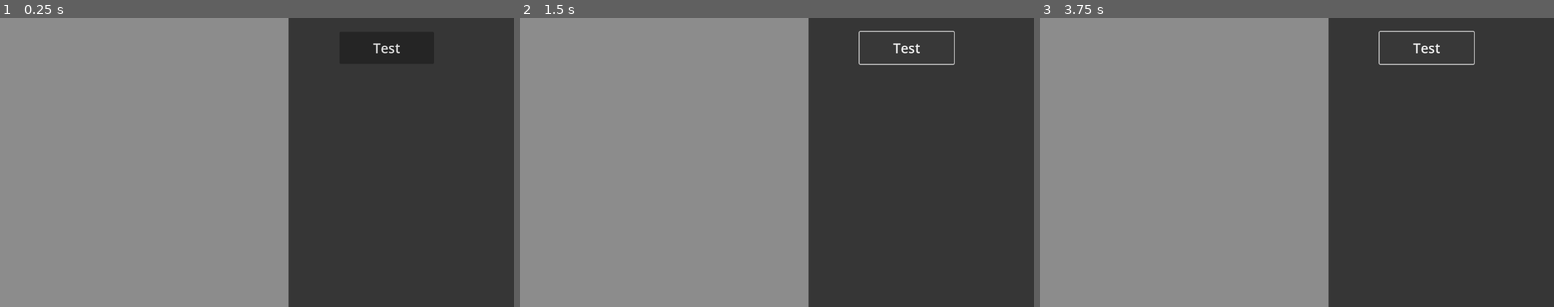
Above: before the commit, frames 1-3 (left to right).
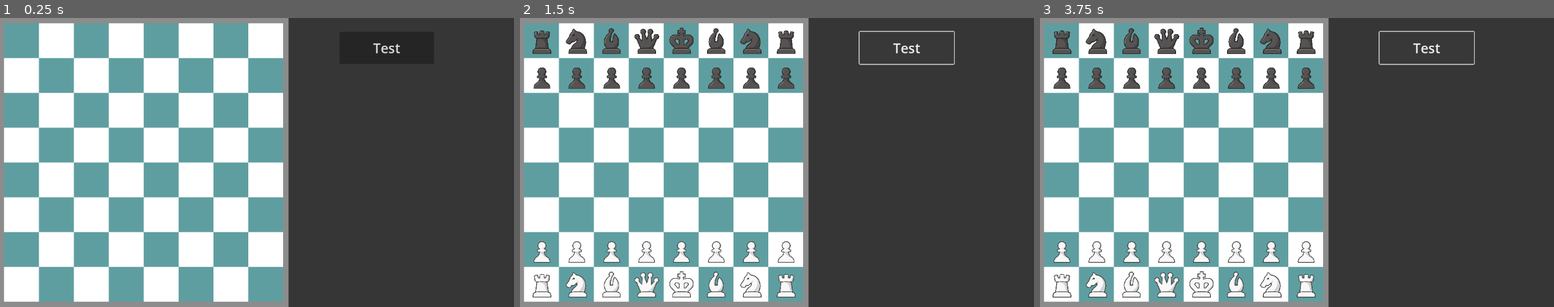
Above: after the commit, the same moments.

Repository: harrisb002/ChessDefense
Game: Godot game, scene res://Scenes/main.tscn
Same seed, same stepped clock (60 frames per second), same inputs: the game is played once before the commit and once after it.
Inputs:
- Up to frame 1 (0.25 s): no input
- Up to frame 2 (1.5 s): click "Test" at 0.5 s; click "Test" at 1.25 s
- Up to frame 3 (3.75 s): click "Test" at 2 s; tap Enter at 2.75 s; tap Space at 3.5 s

The runs differ from the first frame. In frame 1, 52% of the frame differs, in the area x 0-56%, y 1-99%; in frame 2, 52%; in frame 3, 52%.
Error before the commit: Parse Error: Expected identifier after "." for attribute access. (res://Scripts/GUI.gd:77)

Commit message:
fen parsing done

Diff:
--- a/Scripts/GUI.gd
+++ b/Scripts/GUI.gd
@@ -62,8 +62,8 @@
 
 
 func _on_test_button_pressed() -> void:
-	add_piece(DataHandler.PieceNames.BLACK_KING, 3)
-
+	#add_piece(DataHandler.PieceNames.BLACK_KING, 3)
+	parse_fen(fen) # Create starting board
 
 func parse_fen(fen : String) -> void:
 	var boardstate = fen.split(" ")
@@ -73,5 +73,6 @@
 		if i.is_valid_int(): # Check if number
 			board_index += i.to_int() # Add based on number of chars in string
 		else:
-			# Now seen a letter so add a piece
-			add_piece(DataHandler.)
+			# Now seen a letter so add a piece, add based on pieceType
+			add_piece(DataHandler.fen_dict[i], board_index)
+			board_index += 1
